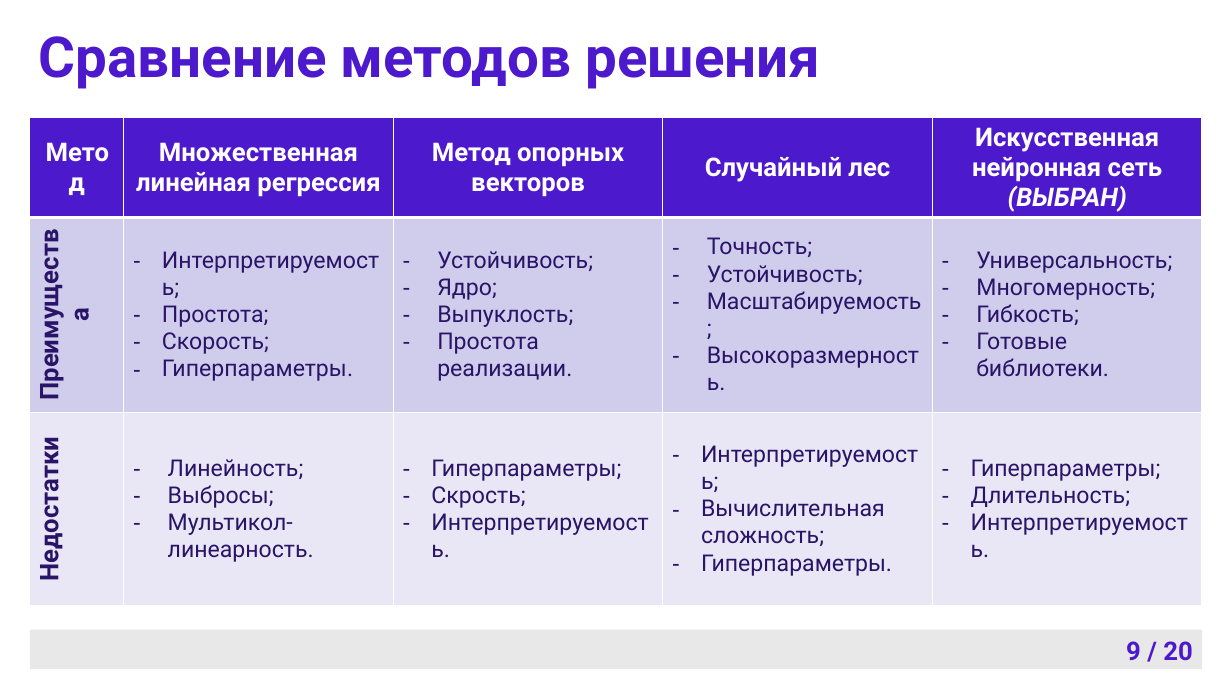
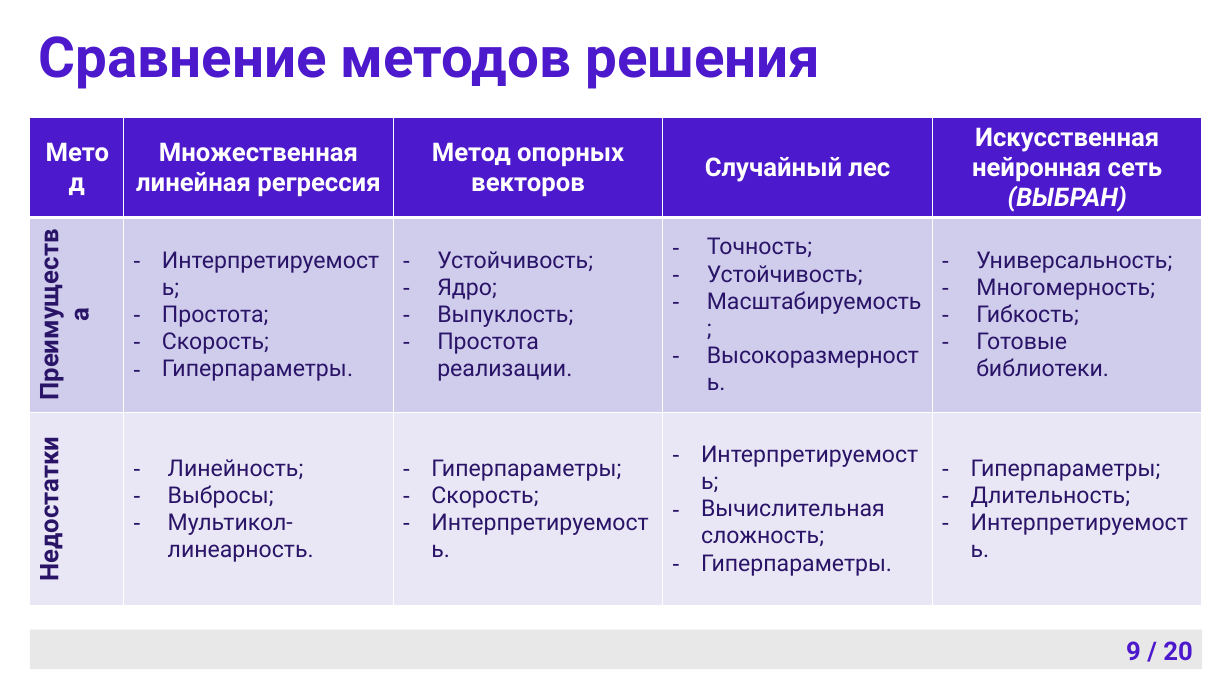
Before and after one commit to Cyber-Limon/Final_qualifying_work___Diploma, a slide deck: slide 9 of ВКР, отчет/ВКР, презентация/ВКР, презентация (слайды).pptx. Drawn at 1232x693 pixels with LibreOffice and Linux fonts; fonts in the diff are those of the drawing; background and template pictures are left out. Boxes give left, top, right and bottom in pixels: in the first picture for what was removed or moved away, otherwise in the second. Text is boxed around its words. In the diff, an @@ line names an element or a change of style, - is before the commit and + after.

```diff
--- a/ВКР, отчет/ВКР, презентация/ВКР, презентация (слайды).pptx
+++ b/ВКР, отчет/ВКР, презентация/ВКР, презентация (слайды).pptx
@@ table at [30,117,1203,606] @@
-row 3, column 3: Гиперпараметры; / Скрость; / Интерпретируемость.
+row 3, column 3: Гиперпараметры; / Скорость; / Интерпретируемость.
```
